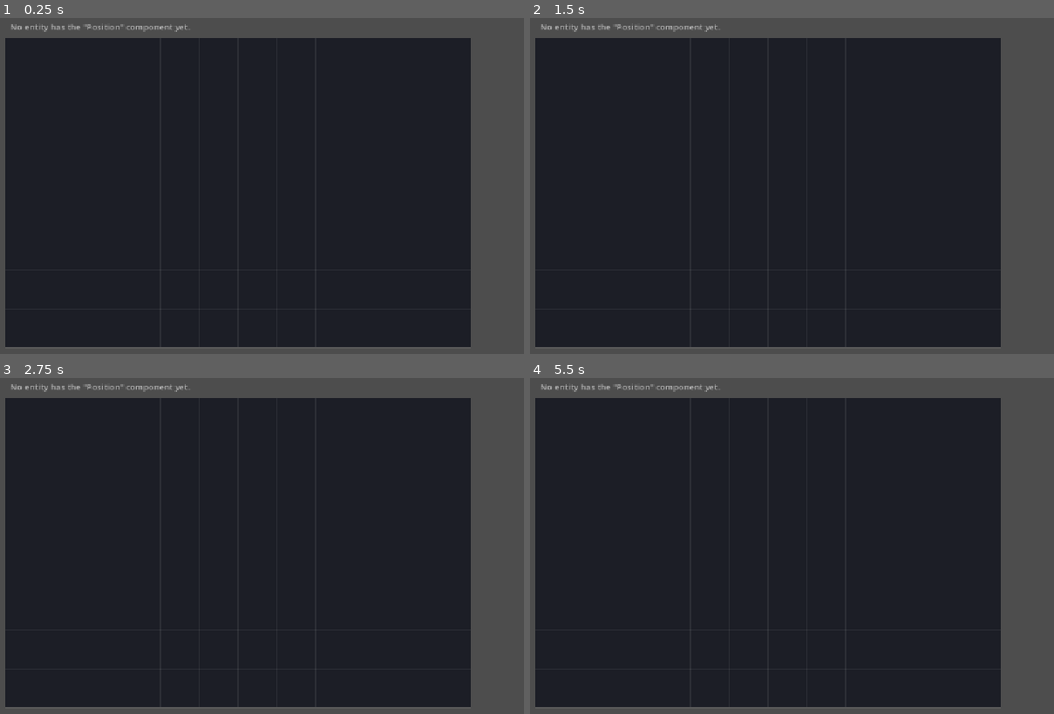
Above: before the commit, frames 1-4 (two rows, left to right).
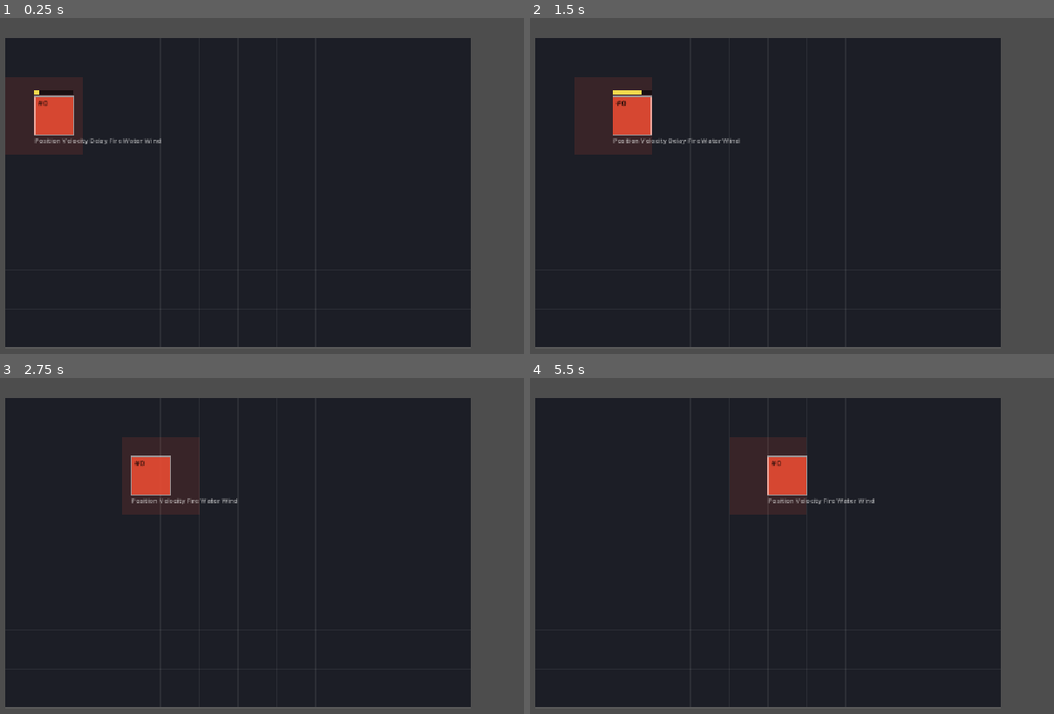
Above: after the commit, the same moments.

Repository: Ahingg/amalgaform
Game: Godot game, scene res://view/main.tscn
Same seed, same stepped clock (60 frames per second), same inputs: the game is played once before the commit and once after it.
Inputs:
- Up to frame 1 (0.25 s): no input
- Up to frame 2 (1.5 s): no input
- Up to frame 3 (2.75 s): no input
- Up to frame 4 (5.5 s): no input

The runs differ from the first frame. In frame 1, 3.7% of the frame differs, in the area x 0-36%, y 1-41%; in frame 2, 3.8%, in the area x 2-41%, y 1-41%; in frame 3, 3.7%; in frame 4, 3.8%.

Commit message:
Blok A: Position + Velocity + MoveSystem
MoveSystem menggerakkan entity mana pun yang punya Position dan Velocity,
tanpa tahu entity itu "benda apa". Ditambah konvensi posisi yang dikunci di
DESIGN.md: pojok kiri-atas, okupansi biner, Size default 1x1.

Co-Authored-By: Claude Opus 5 <noreply@anthropic.com>
Claude-Session: https://claude.ai/code/session_01LPc8W22Zk5G2ppB9vrTEnU

Diff:
--- a/challenge-6/sim/comp.gd
+++ b/challenge-6/sim/comp.gd
@@ -5,3 +5,5 @@
 const WATER := "Water"
 const WIND := "Wind"
 const DELAY := "Delay"
+const POSITION := "Position"
+const VELOCITY := "Velocity"
--- a/challenge-6/sim/components/make.gd
+++ b/challenge-6/sim/components/make.gd
@@ -7,3 +7,10 @@
 
 static func fire(damage: float) -> Dictionary:
 	return {"triggered": 0,"damage": damage}
+
+
+static func position(x: float, y: float) -> Dictionary:
+	return {"x": x, "y": y}
+
+static func velocity(speed_x: float, speed_y: float) -> Dictionary:
+	return {"x": speed_x, "y": speed_y}
--- a/challenge-6/sim/systems/delay_system.gd
+++ b/challenge-6/sim/systems/delay_system.gd
@@ -9,6 +9,5 @@
 	for e in entities:
 		var comp: Dictionary = world.get_component_value(Comp.DELAY, e)
 		comp["elapsed"] += delta
-		print(str(comp["elapsed"]) + " from e" + str(e))
 		if comp["elapsed"] >= comp["duration"]:
 			world.detach_component(Comp.DELAY, e)
--- a/challenge-6/sim/systems/move_system.gd
+++ b/challenge-6/sim/systems/move_system.gd
@@ -1,3 +1,14 @@
 class_name MoveSystem
 
 extends RefCounted
+
+
+static func process(world: World, delta: float) -> void:
+	var entities := world.get_entities_with_comp([Comp.POSITION, Comp.VELOCITY])
+
+	for e in entities:
+		var pos := world.get_component_value(Comp.POSITION, e)
+		var vel := world.get_component_value(Comp.VELOCITY, e)
+
+		pos["x"] += vel["x"] * delta
+		pos["y"] += vel["y"] * delta
--- a/challenge-6/sim/systems/sys_manager.gd
+++ b/challenge-6/sim/systems/sys_manager.gd
@@ -3,4 +3,4 @@
 
 static func process(world: World, delta: float) -> void:
 	DelaySystem.process(world, delta)
-	pass
+	MoveSystem.process(world, delta)
--- a/challenge-6/view/main.gd
+++ b/challenge-6/view/main.gd
@@ -20,7 +20,8 @@
 	world.attach_component(Comp.WATER, e3)
 
 	world.attach_component(Comp.DELAY, e1, Make.delay(2.0))
-	world.attach_component(Comp.DELAY, e2, Make.delay(3.0))
+	world.attach_component(Comp.POSITION, e1, Make.position(0.5, 1.5))
+	world.attach_component(Comp.VELOCITY, e1, Make.velocity(1.0, 0))
 
 	#var result: Dictionary =  world.get_component_value(Comp.FIRE, e1)
 	#for key in result:
Not shown, changed: DESIGN.md
